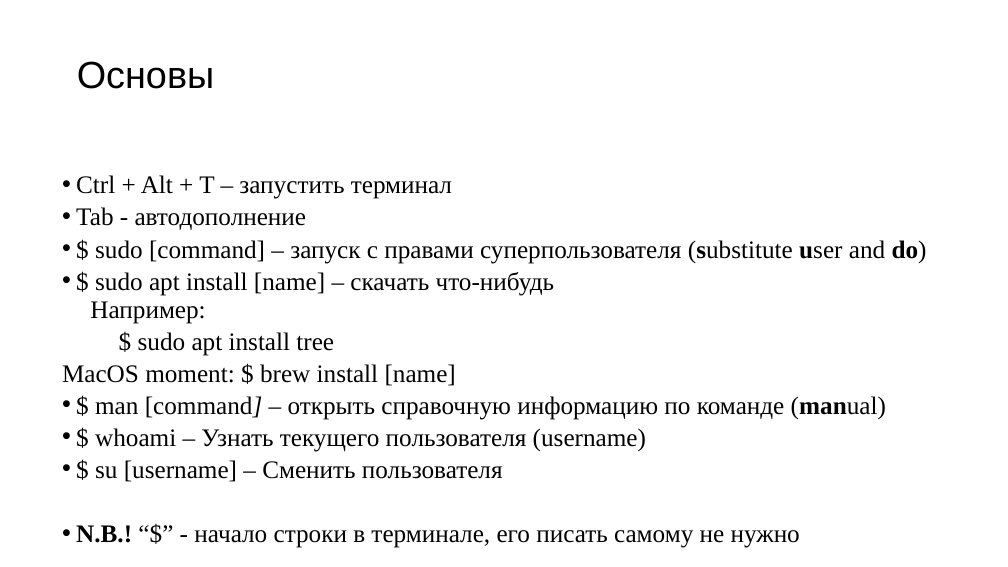
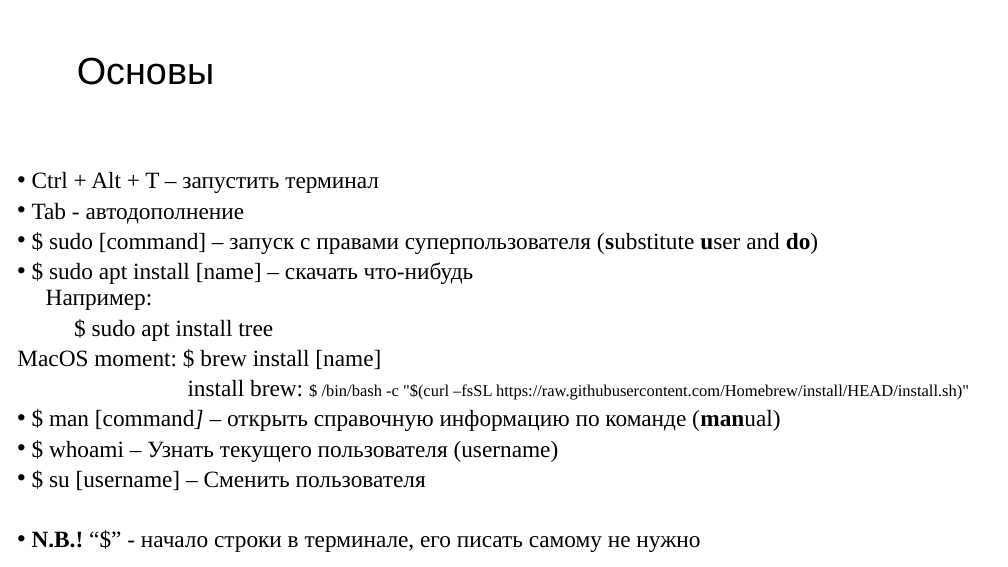
Before and after one commit to kostya2709/C_Plus_Plus_seminars, a slide deck: slide 3 of fall/sem_1_terminal/presentation/Семинар_1_terminal.pptx. Drawn at 1008x567 pixels with LibreOffice and Linux fonts; fonts in the diff are those of the drawing. Boxes give left, top, right and bottom in pixels: in the first picture for what was removed or moved away, otherwise in the second. Text is boxed around its words. In the diff, an @@ line names an element or a change of style, - is before the commit and + after.

Commit message:
Brew install instruction

```diff
--- a/fall/sem_1_terminal/presentation/Семинар_1_terminal.pptx
+++ b/fall/sem_1_terminal/presentation/Семинар_1_terminal.pptx
@@ title "Основы": place and size @@
-title "Основы" at box(77, 61, 214, 89)
+title "Основы" at box(77, 57, 214, 85)
@@ text "Ctrl + Alt + T ...": place and size @@
-text "Ctrl + Alt + T ..." at box(62, 175, 927, 548)
+text "Ctrl + Alt + T ..." at box(17, 171, 969, 548)
@@ text at box(17, 171, 818, 548): size 24 to 22.2 pt in "Ctrl + Alt + T – запустить ...", "Tab - автодополнение", "$ sudo [command] – запуск c правами ...", "$ sudo apt install [name] – скачать ..." and 7 more places @@
@@ text at box(188, 379, 969, 400): paragraph added @@
+install brew: $ /bin/bash -c "$(curl –fsSL https://raw.githubusercontent.com/Homebrew/install/HEAD/install.sh)"
```
Also in this commit, not shown: 1 other file.
